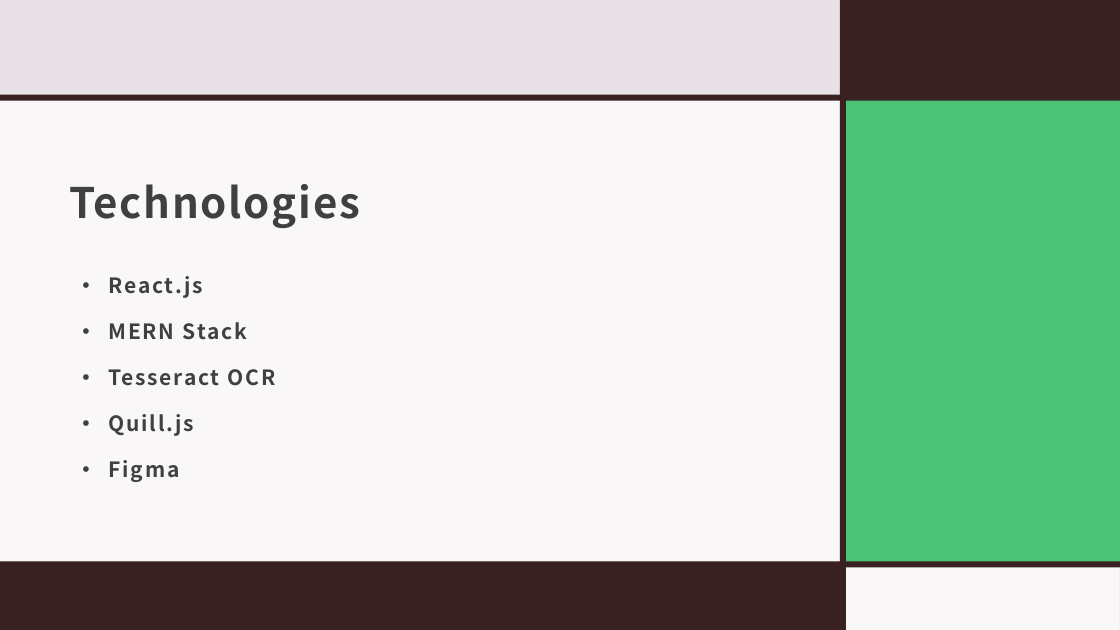
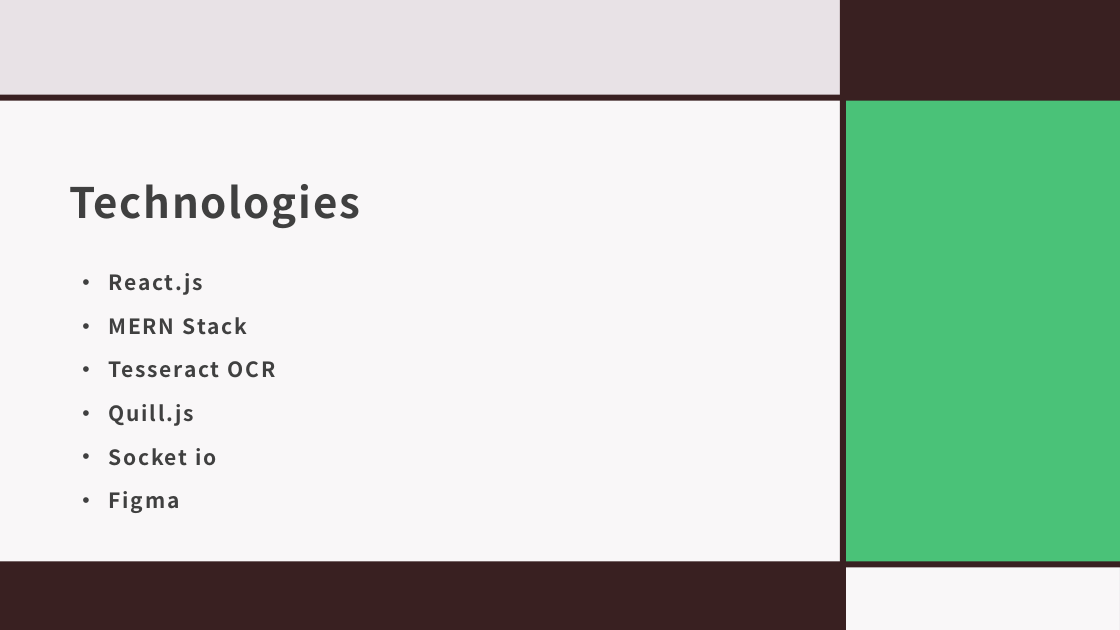
Before and after one commit to IADT-projects/y4-project-CjayGonzales, a slide deck: slide 11 of Docs/Interim Presentation.pptx (slide 9 before the commit). Drawn at 1120x630 pixels with LibreOffice and Linux fonts; fonts in the diff are those of the drawing. Boxes give left, top, right and bottom in pixels: in the first picture for what was removed or moved away, otherwise in the second. Text is boxed around its words. In the diff, an @@ line names an element or a change of style, - is before the commit and + after.

```diff
--- a/Docs/Interim Presentation.pptx
+++ b/Docs/Interim Presentation.pptx
@@ text at bbox=[109, 273, 276, 513]: line spacing 1.4 to 1.3 @@
@@ text at bbox=[109, 448, 217, 466]: paragraph added @@
+• Socket io
```
Also in this commit, not shown: 3 other slides changed, 2 slides added.
